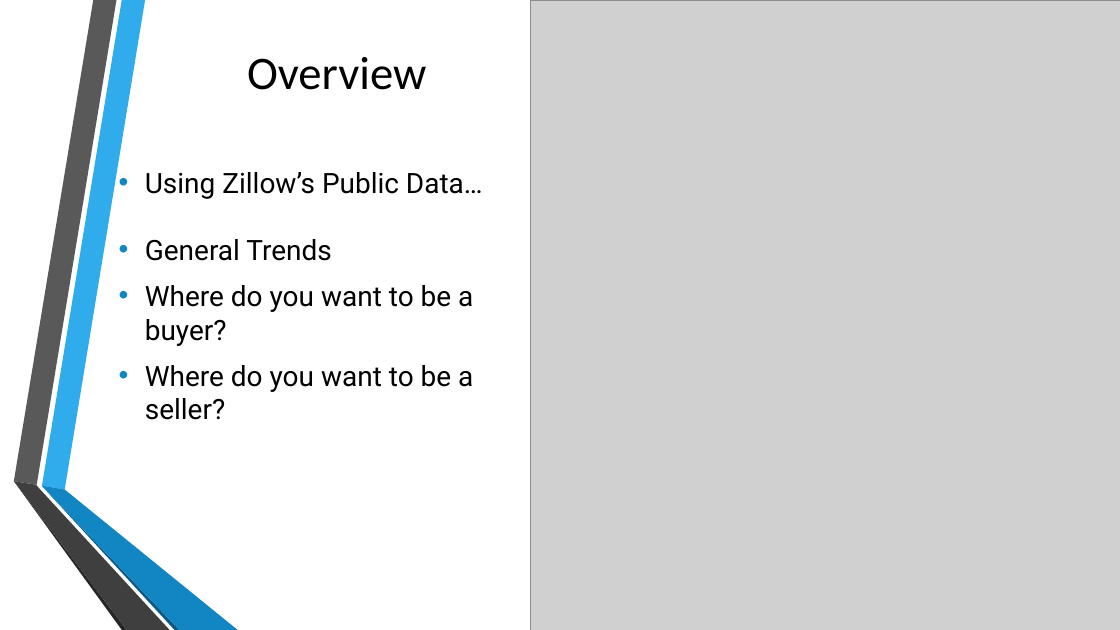
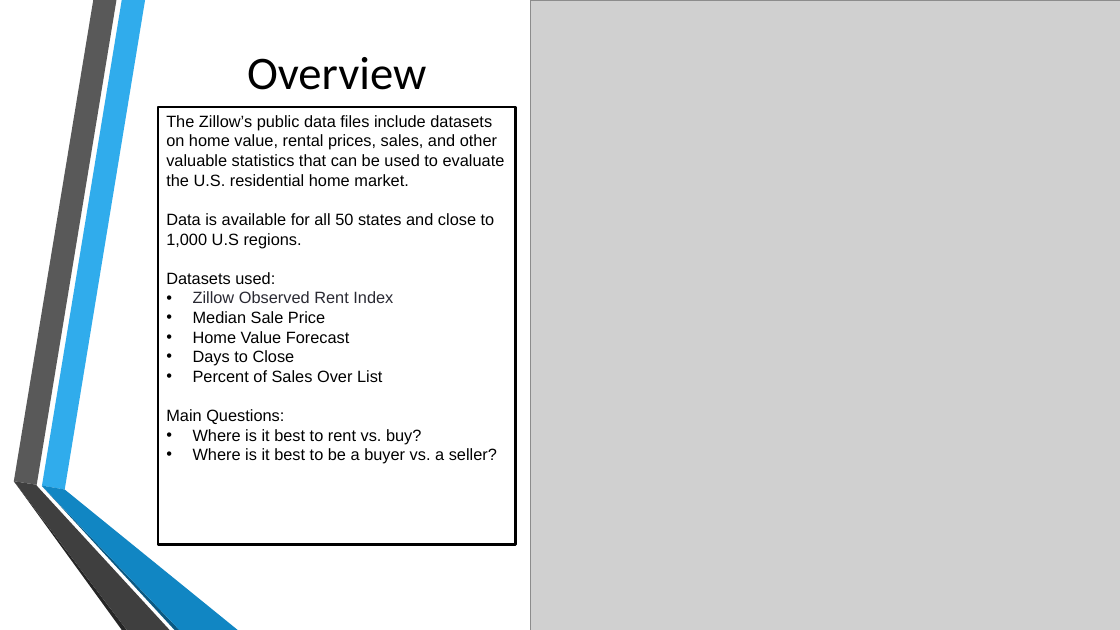
Before and after one commit to josephlomas/Project1_GroupRepo, a slide deck: slide 2 of Real Estate EDA.pptx. Drawn at 1120x630 pixels with LibreOffice and Linux fonts; fonts in the diff are those of the drawing; grey boxes stand for pictures. Boxes give left, top, right and bottom in pixels: in the first picture for what was removed or moved away, otherwise in the second. Text is boxed around its words. In the diff, an @@ line names an element or a change of style, - is before the commit and + after.

```diff
--- a/Real Estate EDA.pptx
+++ b/Real Estate EDA.pptx
@@ rectangle added at (158,107,515,544), fill #FFFFFF, outline #000000 2 pt, 14 pt, text #000000 @@
+The Zillow’s public data files include datasets on home value, rental prices, sales, and other valuable statistics that can be used to evaluate the U.S. residential home market.
+Data is available for all 50 states and close to 1,000 U.S regions.
+Datasets used:
+• Zillow Observed Rent Index
+• Median Sale Price
+• Home Value Forecast
+• Days to Close
+• Percent of Sales Over List
+Main Questions:
+• Where is it best to rent vs. buy?
+• Where is it best to be a buyer vs. a seller?
@@ text removed at (145,172,483,420) @@
-• Using Zillow’s Public Data…
-• General Trends
-• Where do you want to be a buyer?
-• Where do you want to be a seller?
```
Also in this commit, not shown: 5 other slides changed, 2 slides added, 2 slides removed.
